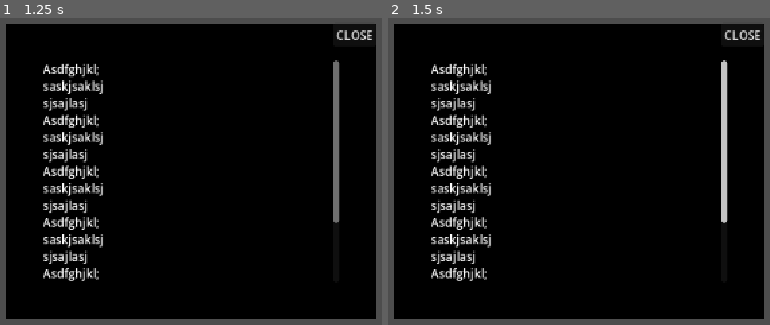
Above: before the commit, frames 1-2 (left to right).
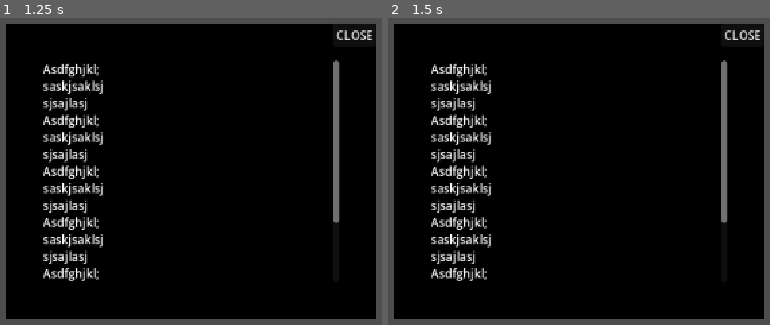
Above: after the commit, the same moments.

Repository: SengulC/pdoom
Game: Godot game, scene res://scenes/file_popup.tscn
The game is run twice, just before and just after one commit, with the same random seed, the same clock (stepped at 60 frames per second) and the same inputs. This scene is started directly instead of the project's main scene.
Inputs (mouse positions are in pixels of both pictures, inside the frame that each line leads up to):
- Up to frame 1 (1.25 s): tap Enter at 0.5 s; move the mouse to (152, 278) at 0.52 s; press the mouse at (152, 278) at 0.53 s
- Up to frame 2 (1.5 s): release the mouse at (540, 278) at 1.25 s; tap Space at 1.25 s; drag from (outside the picture) to (540, 278) at 1.27 s

Frame 1 is identical in both runs. In frame 2, 0.8% of the frame differs, in the area x 87-89%, y 13-67%.

Commit message:
PERISTENT CHATTTFILEE

Diff:
--- a/pdoom-game/scenes/file_popup.tscn
+++ b/pdoom-game/scenes/file_popup.tscn
@@ -23,6 +23,8 @@
 anchors_preset = 15
 anchor_right = 1.0
 anchor_bottom = 1.0
+offset_right = 100.0
+offset_bottom = 100.0
 grow_horizontal = 2
 grow_vertical = 2
 theme_override_constants/margin_left = 50
@@ -30,7 +32,15 @@
 theme_override_constants/margin_right = 50
 theme_override_constants/margin_bottom = 50
 
-[node name="Label" type="RichTextLabel" parent="Container" unique_id=1077879420]
+[node name="VBoxContainer" type="VBoxContainer" parent="Container" unique_id=1639376995]
+custom_minimum_size = Vector2(400, 300)
+custom_maximum_size = Vector2(400, 300)
+layout_mode = 2
+
+[node name="Label" type="RichTextLabel" parent="Container/VBoxContainer" unique_id=1077879420]
+unique_name_in_owner = true
+custom_minimum_size = Vector2(500, 300)
+custom_maximum_size = Vector2(500, 300)
 layout_mode = 2
 text = "Asdfghjkl;
 saskjsaklsj
@@ -52,6 +62,24 @@
 sjsajlasj
 "
 
+[node name="Buttons" type="HBoxContainer" parent="Container/VBoxContainer" unique_id=1965082623]
+visible = false
+layout_mode = 2
+size_flags_horizontal = 4
+size_flags_vertical = 0
+
+[node name="Button" type="Button" parent="Container/VBoxContainer/Buttons" unique_id=973951836]
+layout_mode = 2
+size_flags_horizontal = 0
+size_flags_vertical = 8
+text = "Option 1"
+
+[node name="Button2" type="Button" parent="Container/VBoxContainer/Buttons" unique_id=1222283176]
+layout_mode = 2
+size_flags_horizontal = 8
+size_flags_vertical = 8
+text = "Option 2"
+
 [node name="Button" type="Button" parent="." unique_id=1600773996]
 layout_mode = 1
 anchors_preset = 1
--- a/pdoom-game/scripts/globalz.gd
+++ b/pdoom-game/scripts/globalz.gd
@@ -6,6 +6,8 @@
 enum fileStates {IDLE, CLICKED, DRAGGING, DROPPED}
 var filesInFolder := []
 var openFiles := []
+
+var userChose := false # for user choice in chat progression
 
 func add_file(file: File):
 	filesInFolder.append(file.duplicate())
@@ -26,7 +28,7 @@
 	desktop.add_child(popup)
 	popup.visible = true
 
-	var label: RichTextLabel = popup.get_child(0).get_child(0)
+	var label: RichTextLabel = popup.find_child("Label", true, false)
 	label.text = content.content
 
 	var on_changed := func(text: String): label.text = text
--- a/pdoom-game/scripts/level_mgr.gd
+++ b/pdoom-game/scripts/level_mgr.gd
@@ -4,11 +4,12 @@
 const MIN_DELAY := 0.8
 
 var chatFile: File
+var chatContent: FileContent
 
 func _ready() -> void:
-	chatFile = get_tree().get_first_node_in_group("chatFile")
+	var chatFile: File = get_tree().get_first_node_in_group("chatFile")
+	chatContent = chatFile.fileContent  # survives file/popup nodes being freed..
 	begin_phase_01()
-	#print(_get_cur_time())
 
 func _get_cur_time() -> String:
 	return "%s:%s:%s" %[Time.get_time_dict_from_system().hour, Time.get_time_dict_from_system().minute, Time.get_time_dict_from_system().second];
@@ -16,7 +17,15 @@
 func begin_phase_01() -> void:
 	for dict in Phases.phase01:
 		for speaker in dict:
+			#if speaker == "userChoice":
+				## set two buttons as visible
+				## populate their text
+				## clicking on them -> toggles off Globalz.UserChose flag
+				#while not Globalz.userChose:
+					## WAIT
+					#pass
+				#continue
 			var line: String = dict[speaker]
-			chatFile.fileContent.append("%s: %s - %s\n" % [_get_cur_time(), line, speaker])
+			chatContent.append("%s: %s - %s\n" % [_get_cur_time(), line, speaker]) #TODO: TOFIX
 			await get_tree().create_timer(maxf(MIN_DELAY, line.length() * SECS_PER_CHAR)).timeout
 			#await get_tree().create_timer(MIN_DELAY).timeout
